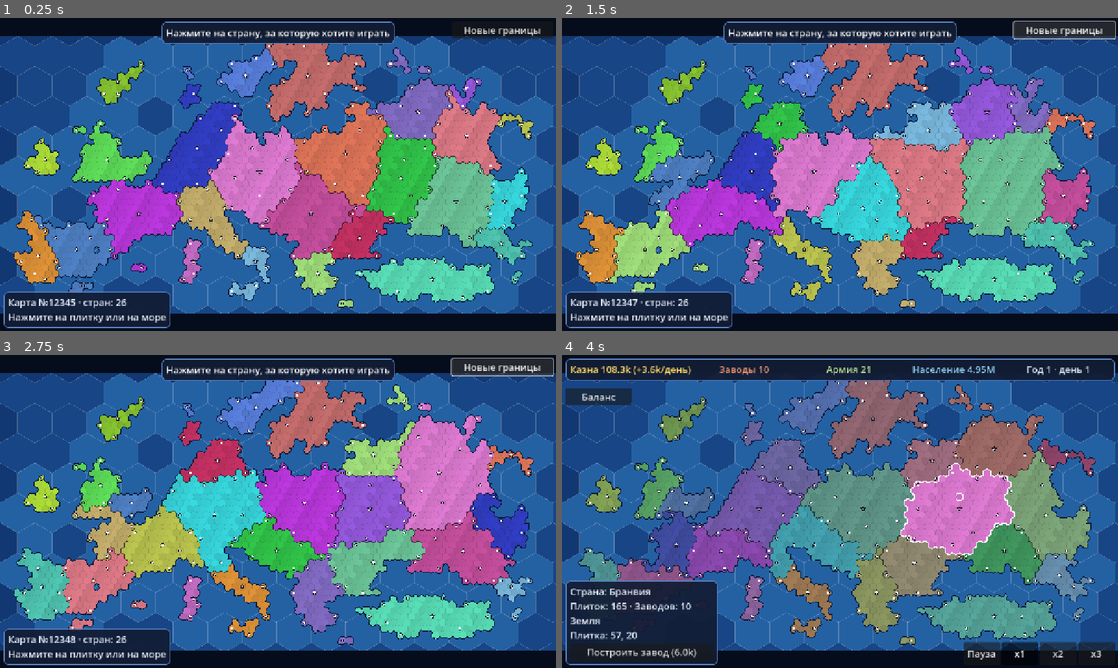
Above: before the commit, frames 1-4 (two rows, left to right).
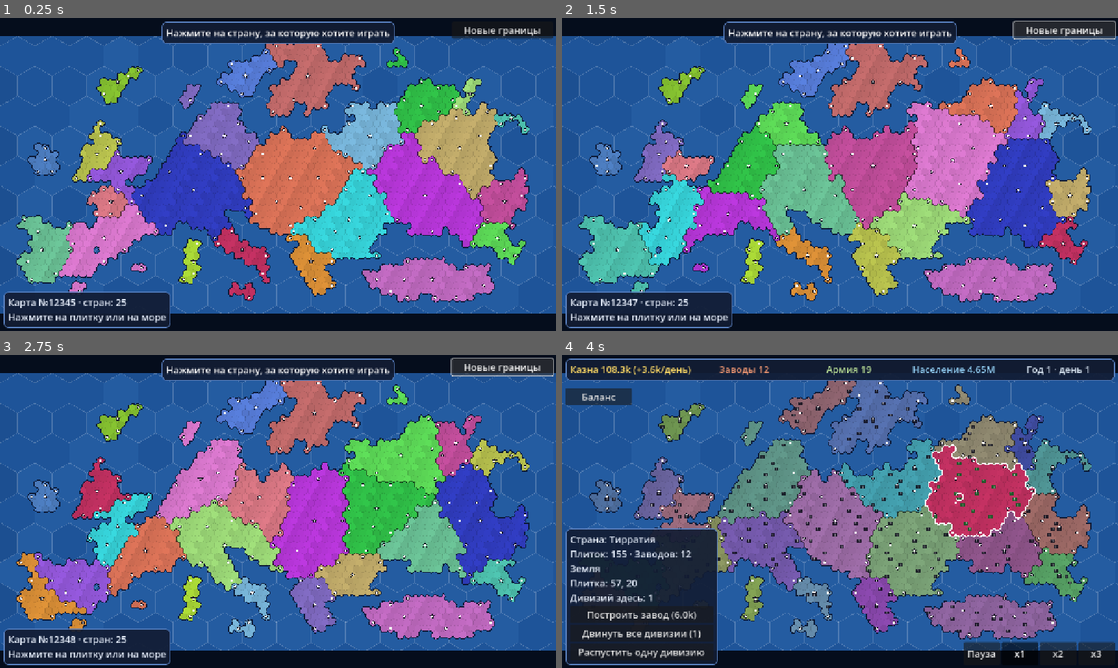
Above: after the commit, the same moments.

Repository: jonhdik33/hex-world-game
Game: Godot game, scene res://scenes/main.tscn
The game is run twice, just before and just after one commit, with the same random seed, the same clock (stepped at 60 frames per second) and the same inputs.
Inputs (mouse positions are in pixels of both pictures, inside the frame that each line leads up to):
- Up to frame 1 (0.25 s): no input
- Up to frame 2 (1.5 s): click "Новые границы" at 0.5 s; click "Новые границы" at 1.25 s
- Up to frame 3 (2.75 s): click "Новые границы" at 2 s
- Up to frame 4 (4 s): tap Enter at 2.75 s; move the mouse to (962, 495) at 2.77 s; click (962, 495) at 2.92 s; click "Играть за эту страну" at 3.5 s

The runs differ from the first frame. In frame 1, 36% of the frame differs, in the area x 0-100%, y 5-95%; in frame 2, 37%; in frame 3, 34%; in frame 4, 40%, in the area x 0-100%, y 3-97%.

Commit message:
Add files via upload

Diff:
--- a/scripts/core/game_state.gd
+++ b/scripts/core/game_state.gd
@@ -23,18 +23,22 @@
 const DIVISION_UPKEEP := 50.0         # содержание одной дивизии
 const ARMY_TILES_PER_DIVISION := 8.0  # стартовая армия: 1 дивизия на столько плиток
 
+# армия
+const RECRUIT_COST := 1500.0          # найм одной дивизии (в городе, сразу)
+
 # стройка
-const FACTORY_COST := 4000.0          # цена завода
+const FACTORY_COST := 4000.0          # цена первого достраиваемого завода (в городе с 1 заводом)
+const FACTORY_STEP := 1500.0          # каждый следующий завод в том же городе дороже на столько
 const NEW_CITY_EXTRA := 2000.0        # доплата, если строим на обычной плитке (появится город)
 const BUILD_DAYS := 10                # сколько дней строится
-const MAX_FACTORIES_PER_TILE := 8     # максимум заводов в одном городе
 
 var world: World
 var day: int = 0              # дней с начала игры
 var player: int = -1          # id страны игрока, -1 = ещё не выбрана
 var money: Array = []         # казна каждой страны (float)
 var population: Array = []    # население каждой страны (float)
-var army: Array = []          # дивизий у каждой страны (int)
+var army: Array = []          # дивизий у каждой страны (int), всегда = сумма по плиткам
+var tile_army := PackedInt32Array()   # дивизий на каждой плитке (хозяин = владелец плитки)
 var build_queue: Array = []   # стройки: [{cid, tile, days_left, new_city}]
 var events: Array = []        # сообщения для игрока (забирает main и очищает)
 var map_dirty: bool = false   # true, если карта изменилась (достроен завод/город)
@@ -61,6 +65,7 @@
 		money.append(0.0)
 	for cid in world.countries.size():
 		money[cid] = maxf(0.0, daily_net(cid)) * START_MONEY_DAYS
+	_place_armies()
 
 
 # ---------- экономика ----------
@@ -98,20 +103,162 @@
 		population[cid] = float(population[cid]) * (1.0 + POP_GROWTH_PER_DAY)
 		# нет денег — распускаем по одной дивизии в день, пока казна не выйдет из минуса
 		if float(money[cid]) < 0.0 and int(army[cid]) > 0:
-			army[cid] = int(army[cid]) - 1
+			_remove_one_division(cid)
 			if cid == player:
 				events.append("Нет денег: распущена одна дивизия")
 	_progress_builds()
 	day += 1
 
 
+# ---------- армия ----------
+
+## Стартовая расстановка: первая дивизия в столице, остальные равномерно по стране.
+func _place_armies() -> void:
+	tile_army = PackedInt32Array()
+	tile_army.resize(world.tile_total())
+	tile_army.fill(0)
+	var by_country: Array = []
+	for c in world.countries.size():
+		by_country.append([])
+	for i in world.tile_total():
+		if world.land[i] == 1 and world.tile_owner[i] >= 0:
+			by_country[world.tile_owner[i]].append(i)
+	for cid in world.countries.size():
+		var tiles: Array = by_country[cid]
+		var n: int = army[cid]
+		if tiles.is_empty() or n <= 0:
+			army[cid] = 0
+			continue
+		var cn: Dictionary = world.countries[cid]
+		var cap: int = cn["capital"]
+		tile_army[cap] += 1
+		var step := maxi(1, int(float(tiles.size()) / float(maxi(1, n))))
+		var k := 1
+		for d in range(1, n):
+			var t: int = tiles[(k * step) % tiles.size()]
+			tile_army[t] += 1
+			k += 1
+
+
+func army_on(t: int) -> int:
+	return tile_army[t]
+
+
+func _remove_one_division(cid: int) -> void:
+	var best := -1
+	for i in world.tile_total():
+		if world.tile_owner[i] == cid and tile_army[i] > 0:
+			if best < 0 or tile_army[i] > tile_army[best]:
+				best = i
+	if best >= 0:
+		tile_army[best] -= 1
+	army[cid] = maxi(0, int(army[cid]) - 1)
+
+
+func recruit_block_reason(cid: int, t: int) -> String:
+	if t < 0 or world.land[t] == 0 or world.tile_owner[t] != cid:
+		return "Не ваша территория"
+	if world.tile_city[t] == 0:
+		return "Нанимать можно только в городе"
+	if float(money[cid]) < RECRUIT_COST:
+		return "Не хватает денег"
+	return ""
+
+
+func recruit(cid: int, t: int) -> bool:
+	if recruit_block_reason(cid, t) != "":
+		return false
+	money[cid] = float(money[cid]) - RECRUIT_COST
+	tile_army[t] += 1
+	army[cid] = int(army[cid]) + 1
+	return true
+
+
+func disband(cid: int, t: int) -> bool:
+	if t < 0 or world.tile_owner[t] != cid or tile_army[t] <= 0:
+		return false
+	tile_army[t] -= 1
+	army[cid] = maxi(0, int(army[cid]) - 1)
+	return true
+
+
+func is_adjacent(a: int, b: int) -> bool:
+	for k in 6:
+		if world.neighbor(a, k) == b:
+			return true
+	return false
+
+
+## Двигает count дивизий с плитки from на соседнюю to. Своя плитка — перемещение,
+## чужая — бой: у кого больше, тот побеждает; потери с обеих сторон равны меньшему числу.
+## Возвращает короткий текст результата ("" = ход невозможен).
+func move_army(cid: int, from: int, to: int, count: int) -> String:
+	if from < 0 or to < 0 or world.land[from] == 0 or world.land[to] == 0:
+		return ""
+	if world.tile_owner[from] != cid or not is_adjacent(from, to):
+		return ""
+	var n := mini(count, tile_army[from])
+	if n <= 0:
+		return ""
+	var owner_to: int = world.tile_owner[to]
+	if owner_to == cid:
+		tile_army[from] -= n
+		tile_army[to] += n
+		return "Дивизии перемещены: %d" % n
+	var d: int = tile_army[to]
+	tile_army[from] -= n
+	if n > d:
+		# победа: защитник теряет d, атакующий тоже d, остаток занимает плитку
+		army[owner_to] = maxi(0, int(army[owner_to]) - d)
+		army[cid] = maxi(0, int(army[cid]) - d)
+		tile_army[to] = n - d
+		_capture(cid, owner_to, to)
+		return "Плитка захвачена! Потери: %d" % d
+	# поражение (или ничья): гибнут все атакующие, защитник теряет столько же
+	army[cid] = maxi(0, int(army[cid]) - n)
+	army[owner_to] = maxi(0, int(army[owner_to]) - n)
+	tile_army[to] = d - n
+	return "Атака отбита, потеряно дивизий: %d" % n
+
+
+func _capture(att: int, def: int, t: int) -> void:
+	var da: Dictionary = world.countries[att]
+	var dd: Dictionary = world.countries[def]
+	# население переходит вместе с плиткой
+	var tiles_def := maxi(1, int(dd["tiles"]))
+	var pop_move := float(population[def]) / float(tiles_def)
+	population[def] = maxf(0.0, float(population[def]) - pop_move)
+	population[att] = float(population[att]) + pop_move
+	world.tile_owner[t] = att
+	dd["tiles"] = int(dd["tiles"]) - 1
+	da["tiles"] = int(da["tiles"]) + 1
+	var f := int(world.tile_factories[t])
+	dd["factories"] = int(dd["factories"]) - f
+	da["factories"] = int(da["factories"]) + f
+	if world.tile_city[t] != 0:
+		dd["cities"] = int(dd["cities"]) - 1
+		da["cities"] = int(da["cities"]) + 1
+	# стройка на захваченной плитке отменяется
+	var left: Array = []
+	for b in build_queue:
+		if int(b["tile"]) != t:
+			left.append(b)
+	build_queue = left
+	map_dirty = true
+	if int(dd["tiles"]) <= 0:
+		# страна уничтожена: оставшиеся дивизии исчезают
+		army[def] = 0
+		if def == player:
+			events.append("Ваша страна потеряла все земли")
+
+
 # ---------- стройка ----------
 
 func build_cost(t: int) -> float:
-	var c := FACTORY_COST
 	if world.tile_city[t] == 0:
-		c += NEW_CITY_EXTRA
-	return c
+		return FACTORY_COST + NEW_CITY_EXTRA
+	var have := int(world.tile_factories[t])
+	return FACTORY_COST + FACTORY_STEP * float(maxi(0, have - 1))
 
 
 func is_building(t: int) -> bool:
@@ -134,8 +281,8 @@
 		return "Не ваша территория"
 	if is_building(t):
 		return "Здесь уже идёт стройка"
-	if world.tile_factories[t] >= MAX_FACTORIES_PER_TILE:
-		return "В городе максимум заводов"
+	if world.tile_city[t] != 0 and world.tile_factories[t] >= world.max_factories(t):
+		return "Максимум заводов (%d)" % world.max_factories(t)
 	if float(money[cid]) < build_cost(t):
 		return "Не хватает денег"
 	return ""
--- a/scripts/core/world.gd
+++ b/scripts/core/world.gd
@@ -10,6 +10,8 @@
 const HexGrid = preload("res://scripts/core/hex_grid.gd")
 
 const SQRT3 := 1.7320508075688772
+const MAX_FACT_CITY := 10      # максимум заводов в обычном городе
+const MAX_FACT_CAPITAL := 20   # максимум заводов в столице
 
 # Соседи по сторонам: 0=E, 1=SE, 2=SW, 3=W, 4=NW, 5=NE.
 # Сторона k шестиугольника лежит между углами k и k+1 (см. corner()).
@@ -126,6 +128,13 @@
 	return nr * cols + nc
 
 
+## Сколько заводов может стоять на плитке (по типу: столица / город).
+func max_factories(i: int) -> int:
+	if tile_city[i] == 2:
+		return MAX_FACT_CAPITAL
+	return MAX_FACT_CITY
+
+
 func land_neighbors(i: int) -> PackedInt32Array:
 	var out := PackedInt32Array()
 	for d in 6:
--- a/scripts/core/world_gen.gd
+++ b/scripts/core/world_gen.gd
@@ -11,6 +11,7 @@
 const HexGrid = preload("res://scripts/core/hex_grid.gd")
 
 const HEX_R := 13.0              # размер плитки (пикселей маски). Меньше = больше плиток.
+const SLIVER_MAX_NEIGHBORS := 2   # слабая береговая плитка с таким числом соседей-суши и меньше убирается
 const SAMPLE_RATIO := 0.6        # где брать пробы суши внутри плитки (доля радиуса)
 const MIN_LAND_VOTES := 4        # из 7 проб столько должно попасть на сушу
 const MIN_ISLAND_TILES := 2      # острова меньше этого удаляются
@@ -36,6 +37,7 @@
 	world.setup_size(float(mask.get_width()), float(mask.get_height()), HEX_R)
 	var w := mask.get_width()
 	var h := mask.get_height()
+	var weak: Array = []   # плитки, где суши еле хватило (кусочки берега)
 	for i in world.tile_total():
 		var c := world.center_of(i)
 		var votes := 0
@@ -48,8 +50,23 @@
 				votes += 1
 		if votes >= MIN_LAND_VOTES:
 			world.land[i] = 1
+			if votes <= MIN_LAND_VOTES:
+				weak.append(i)
+	_prune_slivers(world, weak)
 	_find_landmasses(world)
 	_build_sea(world)
+
+
+## Слабые береговые плитки (суши еле-еле), у которых мало соседей-суши, убираем:
+## иначе получаются «кусочки» берега, на которые трудно нажать. Остальные остаются.
+static func _prune_slivers(world: World, weak: Array) -> void:
+	var drop: Array = []
+	for t in weak:
+		var i: int = t
+		if world.land_neighbors(i).size() <= SLIVER_MAX_NEIGHBORS:
+			drop.append(i)
+	for t in drop:
+		world.land[int(t)] = 0
 
 
 static func _is_land(mask: Image, x: float, y: float, w: int, h: int) -> bool:
@@ -415,6 +432,18 @@
 		for t in cities:
 			world.tile_factories[int(t)] = 1
 		for f in range(cities.size(), fc):
-			var tt: int = lottery[rng.randi_range(0, lottery.size() - 1)]
+			# выбираем среди городов, где ещё есть место (лимит 10 / 20 в столице)
+			var open: Array = []
+			for t in lottery:
+				if world.tile_factories[int(t)] < world.max_factories(int(t)):
+					open.append(t)
+			if open.is_empty():
+				# все города заполнены: заводы, которым нет места, не создаём
+				break
+			var tt: int = open[rng.randi_range(0, open.size() - 1)]
 			world.tile_factories[tt] = mini(255, world.tile_factories[tt] + 1)
+		var total_f := 0
+		for t in cities:
+			total_f += world.tile_factories[int(t)]
+		world.countries[cid]["factories"] = total_f
 		world.countries[cid]["cities"] = cities.size()
--- a/scripts/main.gd
+++ b/scripts/main.gd
@@ -26,6 +26,8 @@
 var _accum: float = 0.0
 var _picked: int = -1
 var _sel_land: int = -1
+var _move_from: int = -1      # режим «двигать»: откуда
+var _move_count: int = 0      # сколько дивизий (большое число = все)
 
 
 func _ready() -> void:
@@ -58,7 +60,7 @@
 	hud.confirm_pressed.connect(_on_confirm)
 	hud.regen_pressed.connect(_on_regen)
 	hud.speed_selected.connect(_on_speed)
-	hud.build_pressed.connect(_on_build_pressed)
+	hud.action_pressed.connect(_on_action)
 
 	_show_info_empty()
 
@@ -86,8 +88,12 @@
 		_clear_all()
 		return
 
-	var i := world.tile_at(world_pos)
-	if i >= 0 and world.land[i] == 1:
+	var i := map_view.pick_land(world_pos)
+	if i >= 0 and _move_from >= 0 and playing:
+		if _try_move(i):
+			return
+	if i >= 0:
+		_move_from = -1
 		_sel_land = i
 		map_view.select_land(i)
 		if not playing:
@@ -97,7 +103,8 @@
 
 	# нажали на воду: выбираем крупную морскую ячейку
 	_sel_land = -1
-	hud.set_build_option(false, "", false)
+	_move_from = -1
+	hud.set_actions([])
 	if not playing:
 		_picked = -1
 		hud.hide_pick()
@@ -112,7 +119,8 @@
 
 func _clear_all() -> void:
 	_sel_land = -1
-	hud.set_build_option(false, "", false)
+	_move_from = -1
+	hud.set_actions([])
 	map_view.clear_selection()
 	if not playing:
 		_picked = -1
@@ -141,6 +149,7 @@
 	speed = 1
 	_accum = 0.0
 	map_view.set_player(_picked)
+	map_view.set_army(state.tile_army)
 	hud.enter_play()
 	hud.set_speed_mark(speed)
 	_refresh_hud()
@@ -148,14 +157,55 @@
 		_show_land_info(_sel_land)
 
 
-func _on_build_pressed() -> void:
+func _on_action(id: String) -> void:
 	if not playing or _sel_land < 0:
 		return
-	if state.start_build(state.player, _sel_land):
-		hud.show_event("Начато строительство завода: %d дн." % GameState.BUILD_DAYS)
+	var cid := state.player
+	var t := _sel_land
+	if id == "build":
+		if state.start_build(cid, t):
+			hud.show_event("Начато строительство завода: %d дн." % GameState.BUILD_DAYS)
+			map_view.set_construction(state.construction_tiles(cid))
+	elif id == "recruit":
+		if state.recruit(cid, t):
+			hud.show_event("Нанята дивизия")
+			map_view.set_army(state.tile_army)
+	elif id == "disband":
+		if state.disband(cid, t):
+			hud.show_event("Дивизия распущена")
+			map_view.set_army(state.tile_army)
+	elif id == "move_all" or id == "move_one":
+		_move_from = t
+		_move_count = 1
+		if id == "move_all":
+			_move_count = 9999
+		hud.show_event("Нажмите на соседнюю плитку")
+		return
+	_refresh_hud()
+	_show_land_info(t)
+
+
+## Тап в режиме «двигать»: true, если тап обработан как ход.
+func _try_move(to: int) -> bool:
+	var from := _move_from
+	_move_from = -1
+	if not state.is_adjacent(from, to):
+		return false
+	var msg := state.move_army(state.player, from, to, _move_count)
+	if msg == "":
+		hud.show_event("Ход невозможен")
+		return true
+	hud.show_event(msg)
+	map_view.set_army(state.tile_army)
+	if state.map_dirty:
+		state.map_dirty = false
 		map_view.set_construction(state.construction_tiles(state.player))
-		_refresh_hud()
-		_show_land_info(_sel_land)
+		map_view.refresh()
+	_sel_land = to
+	map_view.select_land(to)
+	_refresh_hud()
+	_show_land_info(to)
+	return true
 
 
 ## После дневных тиков: сообщения, изменения карты, интерфейс.
@@ -169,6 +219,7 @@
 		map_view.refresh()
 		if _sel_land >= 0:
 			_show_land_info(_sel_land)
+	map_view.set_army(state.tile_army)
 	_refresh_hud()
 
 
@@ -183,6 +234,7 @@
 	hud.hide_pick()
 	map_view.clear_selection()
 	map_view.set_construction([])
+	map_view.set_army(PackedInt32Array())
 	map_view.refresh()
 	_show_info_empty()
 
@@ -247,24 +299,43 @@
 	else:
 		lines.append("Земля")
 	lines.append("Плитка: %d, %d" % [world.col_of(t), world.row_of(t)])
+	if playing and state.army_on(t) > 0:
+		lines.append("Дивизий здесь: %d" % state.army_on(t))
 	if playing and state.is_building(t):
 		lines.append("Строится завод: ещё %d дн." % state.build_days_left(t))
 	hud.set_info("\n".join(lines))
-	_update_build_option(t)
-
-
-func _update_build_option(t: int) -> void:
+	_update_actions(t)
+
+
+func _update_actions(t: int) -> void:
 	if not playing or world.tile_owner[t] != state.player:
-		hud.set_build_option(false, "", false)
-		return
-	var reason := state.build_block_reason(state.player, t)
+		hud.set_actions([])
+		return
+	var cid := state.player
+	var list: Array = []
+	# строить завод
+	var reason := state.build_block_reason(cid, t)
 	var label := "Построить завод (%s)" % GameState.fmt(state.build_cost(t))
-	if reason != "" and reason != "Не хватает денег":
-		hud.set_build_option(true, reason, false)
-	else:
-		if reason != "":
-			label += " — не хватает денег"
-		hud.set_build_option(true, label, reason == "")
+	if reason == "":
+		list.append({"id": "build", "text": label, "enabled": true})
+	elif reason == "Не хватает денег":
+		list.append({"id": "build", "text": label + " — нет денег", "enabled": false})
+	else:
+		list.append({"id": "build", "text": reason, "enabled": false})
+	# армия
+	if world.tile_city[t] != 0:
+		var r2 := state.recruit_block_reason(cid, t)
+		var l2 := "Нанять дивизию (%s)" % GameState.fmt(GameState.RECRUIT_COST)
+		if r2 == "Не хватает денег":
+			l2 += " — нет денег"
+		list.append({"id": "recruit", "text": l2, "enabled": r2 == ""})
+	var a := state.army_on(t)
+	if a > 0:
+		list.append({"id": "move_all", "text": "Двинуть все дивизии (%d)" % a, "enabled": true})
+		if a > 1:
+			list.append({"id": "move_one", "text": "Двинуть одну дивизию", "enabled": true})
+		list.append({"id": "disband", "text": "Распустить одну дивизию", "enabled": true})
+	hud.set_actions(list)
 
 
 func _show_sea_info(j: int) -> void:
--- a/scripts/view/hud.gd
+++ b/scripts/view/hud.gd
@@ -6,11 +6,12 @@
 signal confirm_pressed
 signal regen_pressed
 signal speed_selected(speed: int)
-signal build_pressed
+signal action_pressed(id: String)
 
 const GameState = preload("res://scripts/core/game_state.gd")
 
 const FONT := 22
+const ACTION_SLOTS := 5
 const SPEED_NAMES: Array = ["Пауза", "x1", "x2", "x3"]
 
 var _top_bar: PanelContainer
@@ -21,7 +22,8 @@
 var _balance_btn: Button
 var _balance_panel: PanelContainer
 var _balance_label: Label
-var _build_btn: Button
+var _action_btns: Array = []
+var _action_ids: Array = []
 var _toast: PanelContainer
 var _toast_label: Label
 var _toast_token: int = 0
@@ -92,11 +94,14 @@
 	_info_label = _plain_label("", Color(0.92, 0.95, 1.0))
 	_info_label.custom_minimum_size = Vector2(330, 0)
 	ibox.add_child(_info_label)
-	_build_btn = Button.new()
-	_build_btn.add_theme_font_size_override("font_size", FONT)
-	_build_btn.pressed.connect(func(): build_pressed.emit())
-	_build_btn.visible = false
-	ibox.add_child(_build_btn)
+	for n in ACTION_SLOTS:
+		var ab := Button.new()
+		ab.add_theme_font_size_override("font_size", FONT)
+		ab.pressed.connect(_on_action_pressed.bind(n))
+		ab.visible = false
+		ibox.add_child(ab)
+		_action_btns.append(ab)
+		_action_ids.append("")
 
 	# --- баланс (кнопка и окно слева сверху, во время игры) ---
 	_balance_btn = Button.new()
@@ -217,11 +222,25 @@
 	_balance_label.text = text
 
 
-## Кнопка стройки под информацией о плитке.
-func set_build_option(shown: bool, text: String, enabled: bool) -> void:
-	_build_btn.visible = shown
-	_build_btn.text = text
-	_build_btn.disabled = not enabled
+## Кнопки действий под информацией о плитке. Каждое действие: {"id": "...", "text": "...", "enabled": bool}.
+func set_actions(list: Array) -> void:
+	for n in ACTION_SLOTS:
+		var b: Button = _action_btns[n]
+		if n < list.size():
+			var a: Dictionary = list[n]
+			_action_ids[n] = a["id"]
+			b.text = a["text"]
+			b.disabled = not bool(a["enabled"])
+			b.visible = true
+		else:
+			_action_ids[n] = ""
+			b.visible = false
+
+
+func _on_action_pressed(n: int) -> void:
+	var id: String = _action_ids[n]
+	if id != "":
+		action_pressed.emit(id)
 
 
 func show_event(text: String) -> void:
--- a/scripts/view/map_view.gd
+++ b/scripts/view/map_view.gd
@@ -7,9 +7,9 @@
 const World = preload("res://scripts/core/world.gd")
 
 const FRAME_COLOR := Color(0.02, 0.05, 0.11)   # как фон за краем мира
-const SEA_BASE := Color(0.07, 0.22, 0.45)
-const SEA_CELL_DEEP := Color(0.09, 0.27, 0.52)
-const SEA_CELL_COAST := Color(0.14, 0.38, 0.64)
+const SEA_BASE := Color(0.11, 0.31, 0.57)
+const SEA_CELL_DEEP := Color(0.12, 0.33, 0.60)
+const SEA_CELL_COAST := Color(0.14, 0.36, 0.63)
 const DIM_COLOR := Color(0.33, 0.38, 0.48)
 
 # Естественный берег: береговые углы плиток сдвигаются, а на каждой береговой
@@ -28,6 +28,7 @@
 var _mid_ok := PackedByteArray()     # 1 = у стороны k есть середина (она береговая)
 var _poly: Array = []                # готовый многоугольник каждой плитки суши
 var _construction: Array = []        # плитки со стройкой (жёлтое кольцо)
+var _army := PackedInt32Array()      # дивизий на плитках (значок с числом)
 
 
 func setup(w: World) -> void:
@@ -53,6 +54,11 @@
 	queue_redraw()
 
 
+func set_army(a: PackedInt32Array) -> void:
+	_army = a
+	queue_redraw()
+
+
 func set_construction(tiles: Array) -> void:
 	_construction = tiles
 	queue_redraw()
@@ -64,6 +70,26 @@
 
 
 # ---------- выделение ----------
+
+## Плитка суши под точкой мира с учётом неровного берега (по готовым многоугольникам).
+## Нужна, чтобы нажатие на видимую сушу, выступающую за границу шестиугольника, находило плитку.
+func pick_land(pos: Vector2) -> int:
+	var i0 := world.tile_at(pos)
+	var cands: Array = []
+	if i0 >= 0:
+		cands.append(i0)
+		for k in 6:
+			var n := world.neighbor(i0, k)
+			if n >= 0:
+				cands.append(n)
+	for c in cands:
+		var i: int = c
+		if world.land[i] == 1:
+			var poly: PackedVector2Array = _poly[i]
+			if Geometry2D.is_point_in_polygon(pos, poly):
+				return i
+	return -1
+
 
 func select_land(i: int) -> void:
 	if world == null or i < 0 or world.land[i] == 0:
@@ -298,6 +324,24 @@
 			draw_circle(cc, world.hex_r * 0.40, Color(0.05, 0.05, 0.1, 0.9))
 			draw_circle(cc, world.hex_r * 0.28, Color(0.95, 0.95, 0.95, 1))
 
+	# армия: небольшой значок с числом дивизий под центром плитки
+	if _army.size() == world.tile_total():
+		var font := ThemeDB.fallback_font
+		var fs := int(world.hex_r * 0.75)
+		for i in world.tile_total():
+			if _army[i] <= 0 or world.land[i] == 0:
+				continue
+			var ac := world.center_of(i) + Vector2(0.0, world.hex_r * 0.55)
+			var mine_a := world.tile_owner[i] == player_country
+			var bw := world.hex_r * 1.05
+			var bh := world.hex_r * 0.8
+			var rect := Rect2(ac - Vector2(bw * 0.5, bh * 0.5), Vector2(bw, bh))
+			var bg := Color(0.05, 0.05, 0.1, 0.85)
+			if mine_a:
+				bg = Color(0.1, 0.35, 0.15, 0.95)
+			draw_rect(rect, bg)
+			draw_string(font, Vector2(rect.position.x, rect.position.y + bh * 0.82), str(_army[i]), HORIZONTAL_ALIGNMENT_CENTER, bw, fs, Color(1, 1, 1))
+
 	# стройки — жёлтые кольца
 	for t in _construction:
 		var ti: int = t
Not shown, changed: PROJECT.md
Not shown, changed: START_HERE.md
